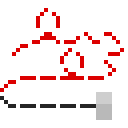
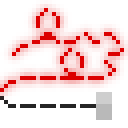
Before/after of a 128×128 layered artwork. What changed in the layer stack:
added layer "Layer 10" above "Layer 9" over 0, 0, 128, 100
